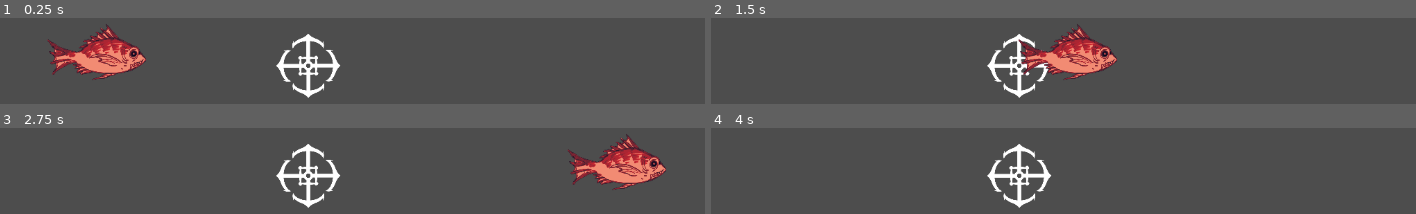
Above: before the commit, frames 1-4 (two rows, left to right).
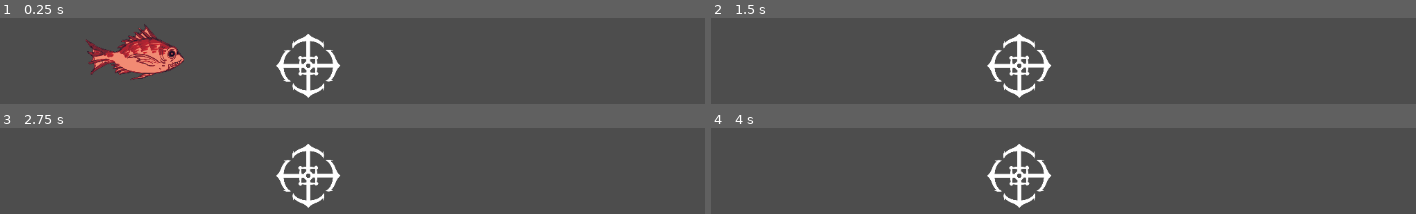
Above: after the commit, the same moments.

Repository: n5n6n7n8/gamedev-winter-2026
Game: Godot game, scene res://scenes/main_scene.tscn
Same seed, same stepped clock (60 frames per second), same inputs: the game is played once before the commit and once after it.
Inputs:
- Up to frame 1 (0.25 s): no input
- Up to frame 2 (1.5 s): tap Space (Shoot) at 0.6, 1.35 s
- Up to frame 3 (2.75 s): tap Space (Shoot) at 2.1 s
- Up to frame 4 (4 s): tap Space (Shoot) at 2.85, 3.6 s

The runs differ from the first frame. In frame 1, 6.6% of the frame differs, in the area x 6-27%, y 6-73%; in frame 2, 4.5%; in frame 3, 4.5%; in frame 4, nothing differs.

Commit message:
Functioning basic prototype
functioning shoot and destroy fish

Diff:
--- a/wet-corp/Scripts/FishMovement.gd
+++ b/wet-corp/Scripts/FishMovement.gd
@@ -1,12 +1,15 @@
 extends CharacterBody2D
 
-@export var speed = 5
+@export var fishspeed = 120
+var fishvel = Vector2(fishspeed, 0)
 # Called when the node enters the scene tree for the first time.
 func _ready() -> void:
 	pass # Replace with function body.
 
 
 # Called every frame. 'delta' is the elapsed time since the previous frame.
-func _process(delta: float) -> void:
-	position.x += speed
-	return
+func _physics_process(delta: float) -> void:
+	var collision = move_and_collide(fishvel * delta)
+	#if collision:
+		#print("I collided with ", collision.get_collider().name)
+	pass
--- a/wet-corp/scenes/PlayerActions.gd
+++ b/wet-corp/scenes/PlayerActions.gd
@@ -1,6 +1,6 @@
 extends Area2D
 
-
+var fishInRadius = false
 # Called when the node enters the scene tree for the first time.
 func _ready() -> void:
 	pass # Replace with function body.
@@ -8,7 +8,19 @@
 # Called every frame. 'delta' is the elapsed time since the previous frame.
 func _process(delta: float) -> void:
 	if(Input.is_action_just_pressed("Shoot")):
-		print(has_overlapping_areas())
-		print("shot")
-		for fish in get_overlapping_areas():
-			fish.free()
+		if(has_overlapping_areas()):
+			print("shot")
+			for fish in get_overlapping_areas():
+				fish.get_parent().free()
+	return
+
+
+#func _on_area_2d_area_entered(area: Area2D) -> void:
+	#print("collided")
+	#fishInRadius = true
+	#pass # Replace with function body.
+#
+#
+#func _on_area_2d_area_exited(area: Area2D) -> void:
+	#fishInRadius = false
+	#pass # Replace with function body.
--- a/wet-corp/scenes/main_scene.tscn
+++ b/wet-corp/scenes/main_scene.tscn
@@ -12,6 +12,7 @@
 size = Vector2(141.5, 80)
 
 [node name="MainScene" type="Node2D"]
+editor_description = "1920x1080"
 
 [node name="Crosshair" type="Area2D" parent="."]
 position = Vector2(580, 320)
@@ -25,12 +26,17 @@
 shape = SubResource("RectangleShape2D_pw63i")
 
 [node name="Fish" type="CharacterBody2D" parent="."]
-position = Vector2(200, 300)
+position = Vector2(300, 300)
 script = ExtResource("1_7ykc4")
 
 [node name="Sprite2D" type="Sprite2D" parent="Fish"]
 scale = Vector2(0.175, 0.2)
 texture = ExtResource("1_w2twt")
 
-[node name="CollisionShape2D" type="CollisionShape2D" parent="Fish"]
+[node name="Area2D" type="Area2D" parent="Fish"]
+
+[node name="CollisionShape2D" type="CollisionShape2D" parent="Fish/Area2D"]
 shape = SubResource("RectangleShape2D_7ykc4")
+
+[connection signal="area_entered" from="Fish/Area2D" to="Crosshair" method="_on_area_2d_area_entered"]
+[connection signal="area_exited" from="Fish/Area2D" to="Crosshair" method="_on_area_2d_area_exited"]
